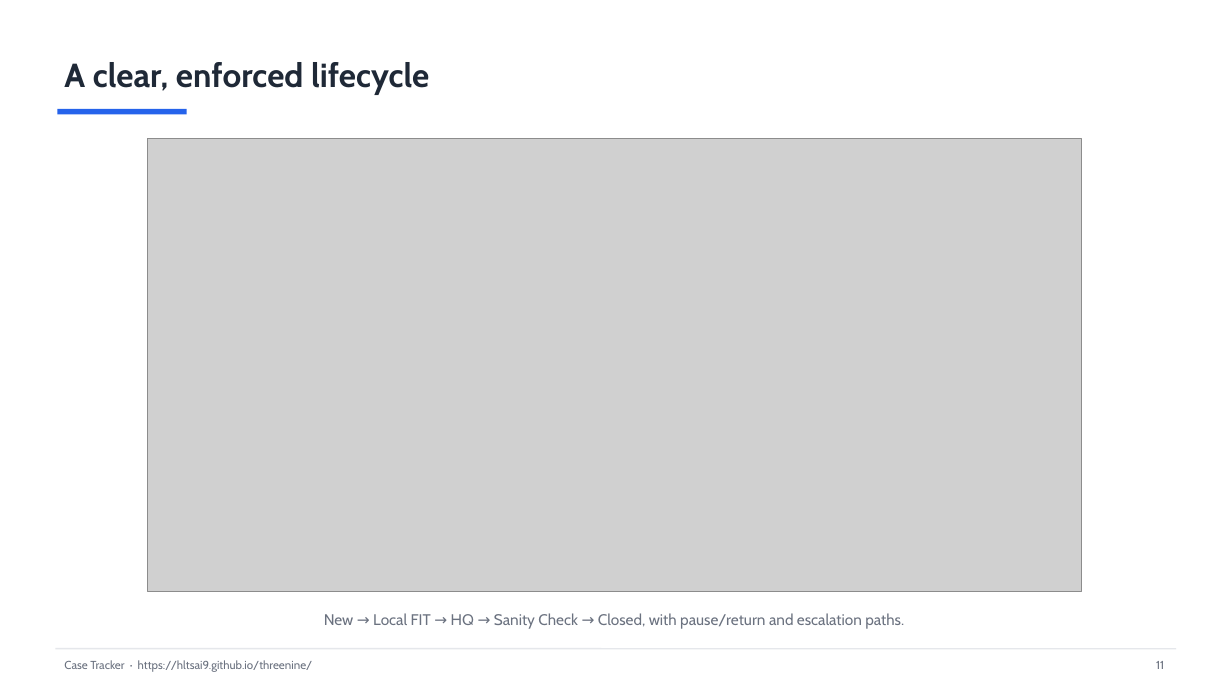
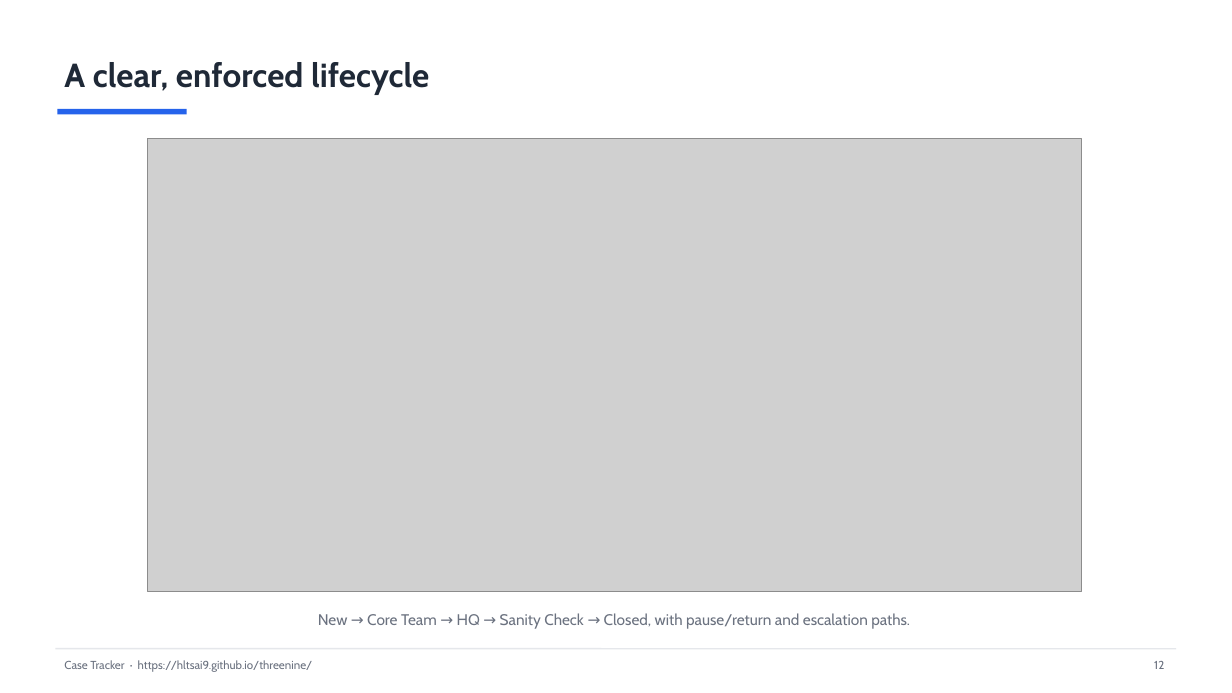
Before and after one commit to hltsai9/threenine, a slide deck: slide 13 of slides/Case-Tracker-Overview.pptx (slide 12 before the commit). Drawn at 1232x693 pixels with LibreOffice and Linux fonts; fonts in the diff are those of the drawing; grey boxes stand for pictures. Boxes give left, top, right and bottom in pixels: in the first picture for what was removed or moved away, otherwise in the second. Text is boxed around its words. In the diff, an @@ line names an element or a change of style, - is before the commit and + after.

```diff
--- a/slides/Case-Tracker-Overview.pptx
+++ b/slides/Case-Tracker-Overview.pptx
@@ text at [318, 613, 910, 629]: text changed @@
-New → Local FIT → HQ → Sanity Check → Closed, with pause/return and escalation paths.
+New → Core Team → HQ → Sanity Check → Closed, with pause/return and escalation paths.
@@ text at [1154, 661, 1164, 669]: text changed @@
-11
+12
```
Also in this commit, not shown: 11 other slides changed, 3 slides added, 1 slide removed, 5 other files.
